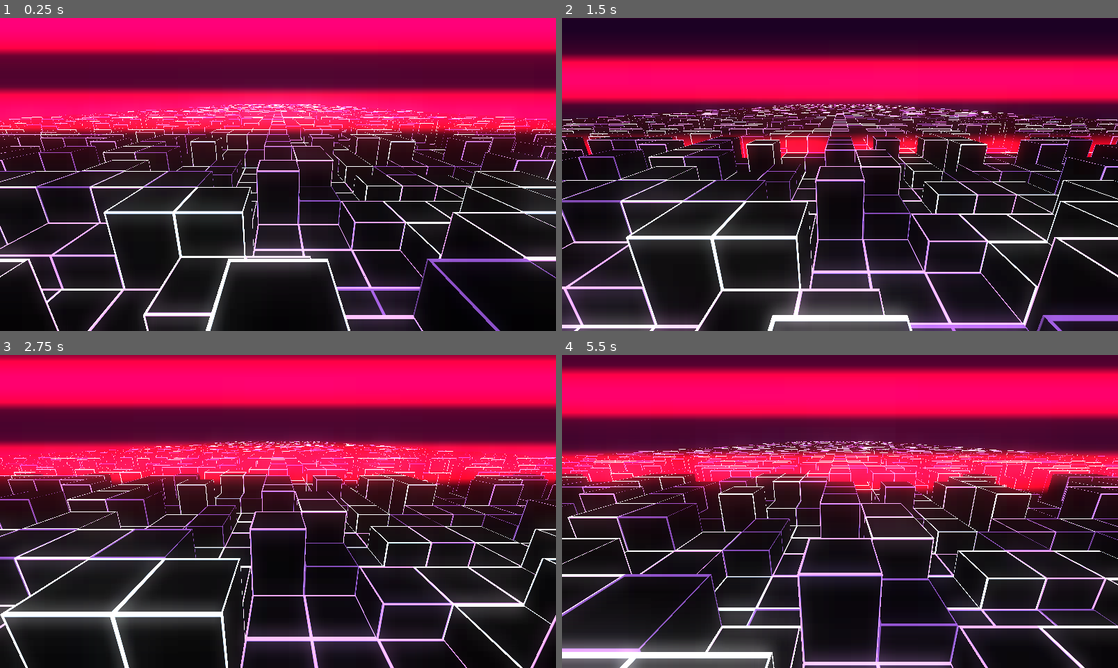
Above: before the commit, frames 1-4 (two rows, left to right).
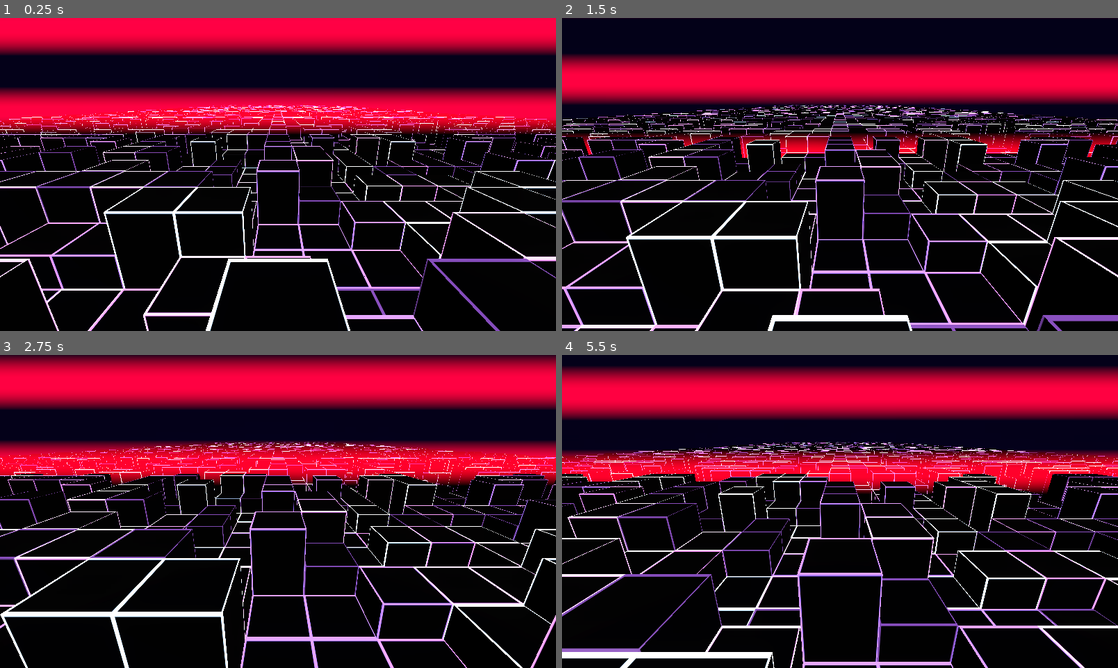
Above: after the commit, the same moments.

Repository: andyprice/cyberscape-demo
Game: Godot game, scene res://scenes/World.tscn
Same seed, same stepped clock (60 frames per second), same inputs: the game is played once before the commit and once after it.
Inputs:
- Up to frame 1 (0.25 s): no input
- Up to frame 2 (1.5 s): no input
- Up to frame 3 (2.75 s): no input
- Up to frame 4 (5.5 s): no input

The runs differ from the first frame. In frame 1, 66% of the frame differs, in the area x 0-100%, y 0-100%; in frame 2, 65%; in frame 3, 71%; in frame 4, 70%.

Commit message:
Tweak fog depth and use default glow blend mode

Diff:
--- a/environment.tres
+++ b/environment.tres
@@ -6,10 +6,9 @@
 fog_enabled = true
 fog_color = Color( 0.00784314, 0.00392157, 0.0823529, 1 )
 fog_sun_color = Color( 1, 1, 1, 1 )
-fog_depth_begin = 512.0
-fog_depth_end = 768.0
+fog_depth_begin = 256.0
+fog_depth_end = 512.0
 glow_enabled = true
 glow_intensity = 1.83
 glow_bloom = 0.12
-glow_blend_mode = 0
 glow_hdr_threshold = 0.0
